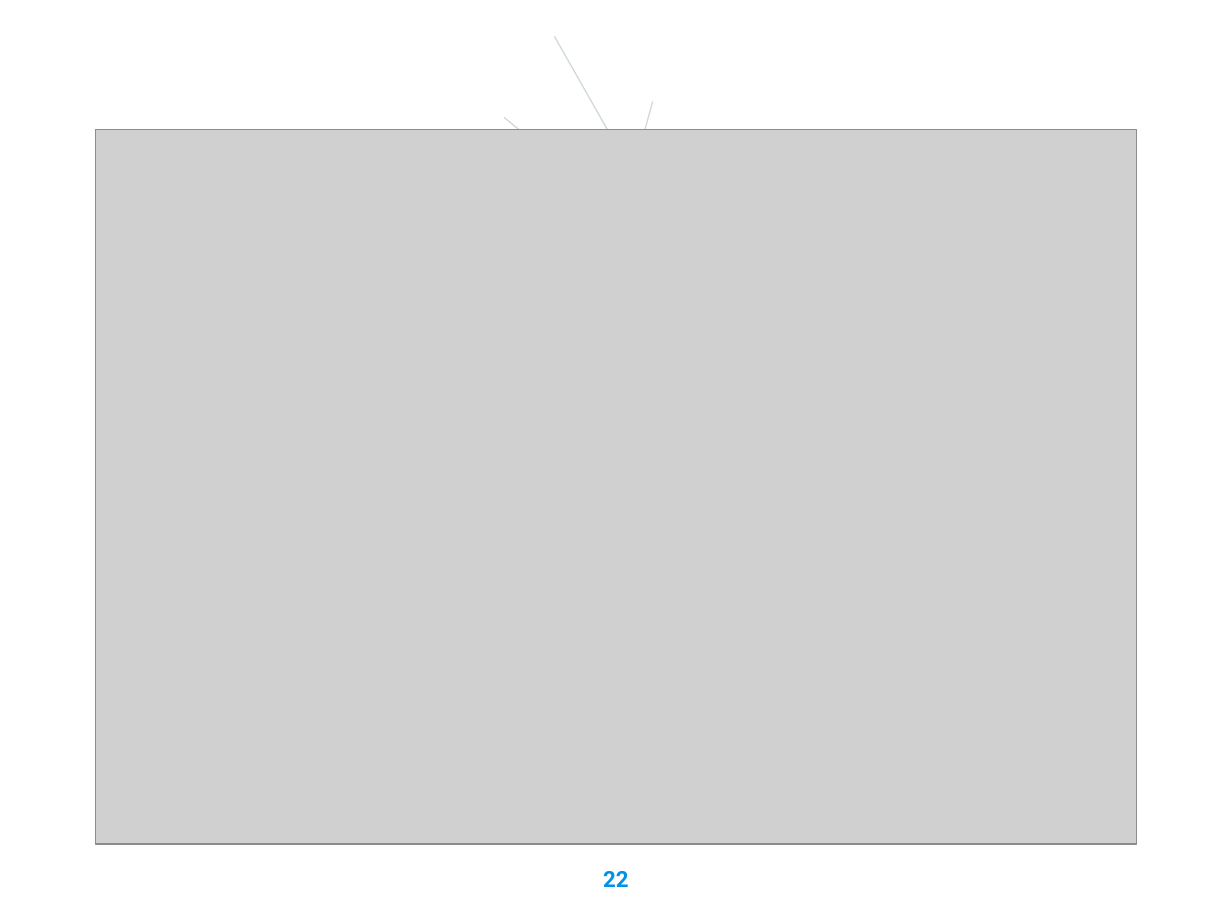
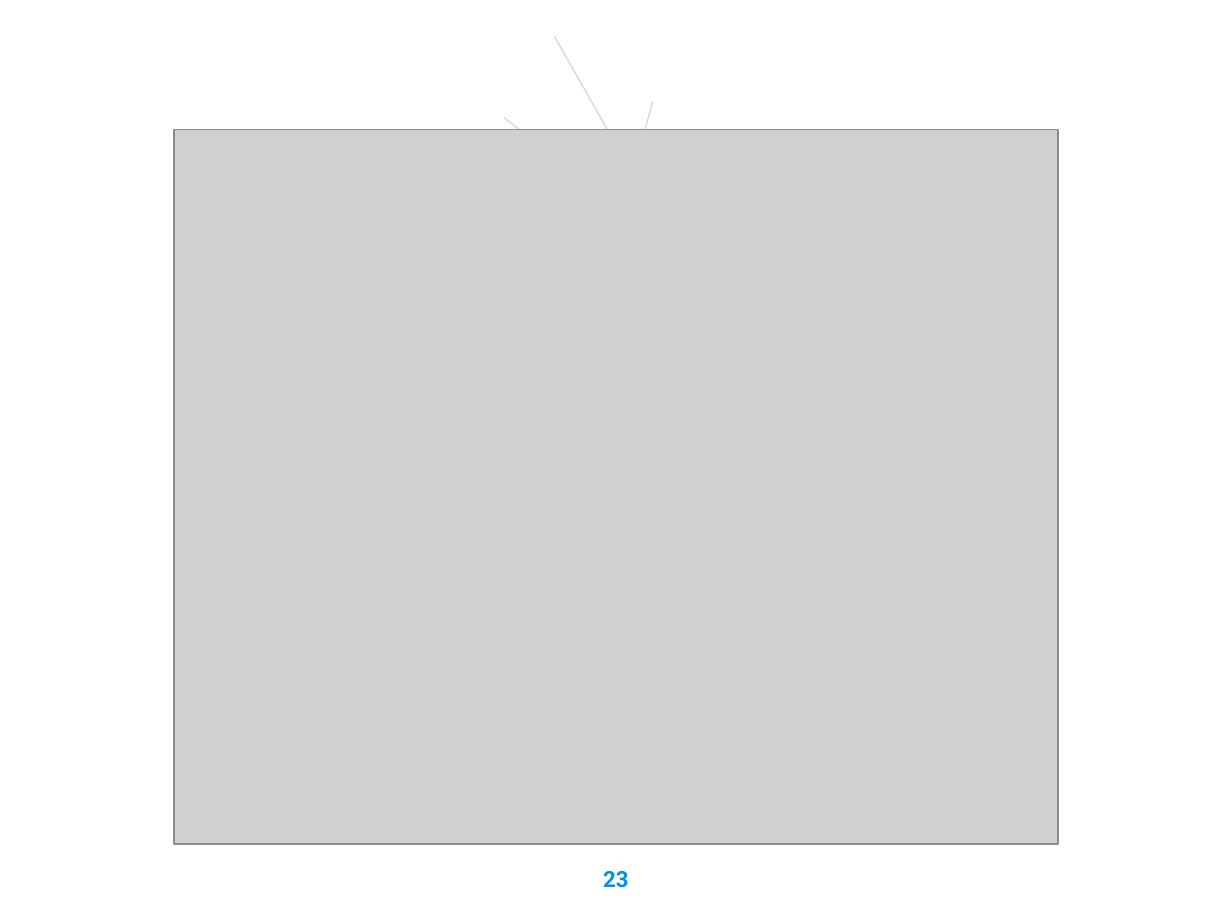
Before and after one commit to thedcfix/Replicated-Storage, a slide deck: slide 23 of Presentazione distributed Systems.pptx (slide 22 before the commit). Drawn at 1232x924 pixels with LibreOffice and Linux fonts; fonts in the diff are those of the drawing; grey boxes stand for pictures; background and template pictures are left out. Boxes give left, top, right and bottom in pixels: in the first picture for what was removed or moved away, otherwise in the second. Text is boxed around its words. In the diff, an @@ line names an element or a change of style, - is before the commit and + after.

```diff
--- a/Presentazione distributed Systems.pptx
+++ b/Presentazione distributed Systems.pptx
@@ picture: place and size @@
-picture at bbox=[96, 129, 1137, 844]
+picture at bbox=[174, 129, 1057, 844]
@@ page number at bbox=[603, 871, 628, 888]: text changed @@
-22
+23
```
Also in this commit, not shown: 6 other slides changed, 1 slide added, 3 other files.
